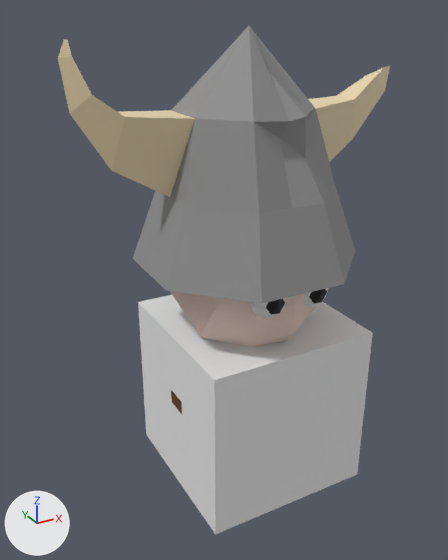
What one commit did to the FBX model Content/Models/viking.fbx.
The view is the same before and after, from a camera (50 mm lens) standing at (-0.00034, -0.000557, 0.000433) and looking at (-0.000029, 0.00001, 0.000149). The lights are fixed; the arrows at lower left show +X, +Y and +Z. Where no turn or scale is listed for an object, it has been applied to the vertices. Vertices at the same position are counted once.
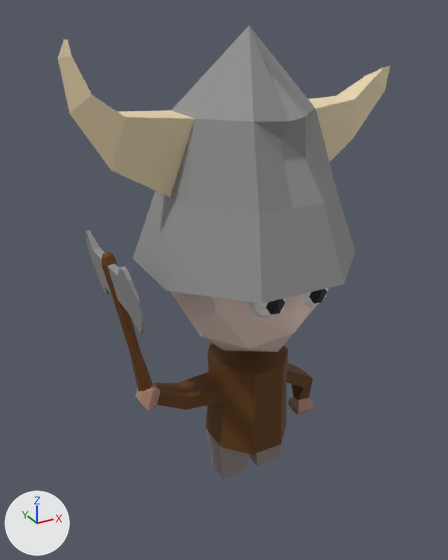
The newer file is also rescaled (x10000.0), turned or shifted as a whole; pictures and numbers use the older file's frame.

What changed in the scene script:
```text
Change mat_material:
    mat_material.base_color: (0.8, 0.8, 0.8) -> (0.267, 0.209, 0.209)  # white #e7e7e7 -> grey #8d7e7e
Add mat_material_007:
    mat_material_007 = principled_material('Material.007')
    mat_material_007.base_color = (0.411, 0.229, 0.168)  # beige #ac8472
    mat_material_007.roughness = 0.69
Add mat_material_009:
    mat_material_009 = principled_material('Material.009')
    mat_material_009.base_color = (0.133, 0.0446, 0.0)  # brown #663c00
    mat_material_009.roughness = 0.69
Change me_cylinder:
    used by ob_cylinder; location = (-0.000004, -0.000001, 0.0)
    remove me_cylinder.from_pydata(...)  # 40 vertices, 34 faces; spans x -0.000097..0.000103, y -0.000052..0.000051, z -0.000055..0.000057
    add me_cylinder.from_pydata(...)  # 66 vertices, 59 faces; spans x -0.000047..0.000092, y -0.000052..0.000051, z -0.000111..0.000057
    me_cylinder part 1
    4 vertices are removed from x -0.000097..-0.000096, y -0.00002..0.000023, z 0.000009..0.000027
    6 faces are deleted
    4 vertices move from x 0.000102..0.000103, y -0.000027..0.000015, z 0.000013..0.00003 to x 0.000072..0.000087, y -0.00002..0.000009, z -0.000008..0.000002
    30 vertices are added at x -0.00004..0.000092, y -0.000022..0.000021, z -0.000111..-0.000032
    5 new faces join them, mat_material_002 (brown #5d3700)
    9 new faces join them, mat_material (grey #8d7e7e)
    17 new faces join them, mat_material_007 (beige #ac8472)
    add me_cylinder.materials.append(mat_material)  # grey #8d7e7e
    add me_cylinder.materials.append(mat_material_007)  # beige #ac8472
Add me_cylinder_002:
    me_cylinder_002.from_pydata(...)  # 28 vertices, 25 faces; spans x -0.00014..-0.000041, y -0.00002..0.000022, z 0.000009..0.000047
    # faces by material slot: [8, 17]
    me_cylinder_002.materials.append(mat_material_002)  # brown #5d3700
    me_cylinder_002.materials.append(mat_material_007)  # beige #ac8472
Add me_cylinder_001:
    me_cylinder_001.from_pydata(...)  # 112 vertices, 108 faces; spans x -0.000024..0.000029, y -0.000073..0.000072, z -0.000106..0.000098
    # faces by material slot: [66, 42]
    me_cylinder_001.materials.append(mat_material_003)  # grey #8f8f8f
    me_cylinder_001.materials.append(mat_material_009)  # brown #663c00
Remove ob_cube:
    ob_cube = bpy.data.objects.new('Cube', me_cube)
    ob_cube.location = (0.0, 0.0, 0.0)
Add ob_cylinder_002:
    ob_cylinder_002 = bpy.data.objects.new('Cylinder.002', me_cylinder_002)
    ob_cylinder_002.location = (-0.000004, -0.000001, 0.0)
Add ob_cylinder_001:
    ob_cylinder_001 = bpy.data.objects.new('Cylinder.001', me_cylinder_001)
    ob_cylinder_001.location = (-0.000148, 0.000001, 0.000121)
```

Pixel boxes (x1, y1, x2, y2) of what changed, in the pictures (448 x 560 px):
'Cube', deleted: before (138, 295, 373, 535)
'Cylinder', recoloured: (171, 343, 314, 479) in both
'Cylinder.001', added: after (86, 230, 156, 407)
    faces in mat_material_003 (grey #8f8f8f): (86, 230, 145, 334)
    faces in mat_material_009 (brown #663c00): (102, 252, 156, 407)
'Cylinder.002', added (brown): after (136, 372, 225, 411)
    faces in mat_material_002 (brown #5d3700): (155, 372, 225, 410)
    faces in mat_material_007 (beige #ac8472): (136, 382, 160, 411)
part 1 of me_cylinder, built on: before (171, 390, 182, 414); after (206, 363, 314, 479)
